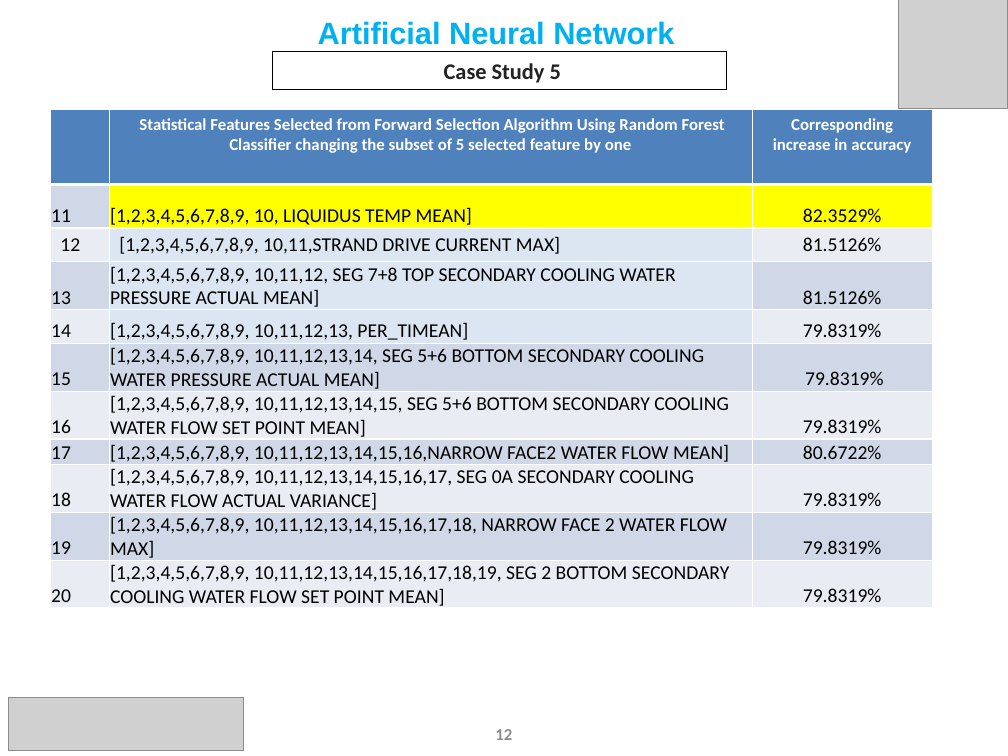
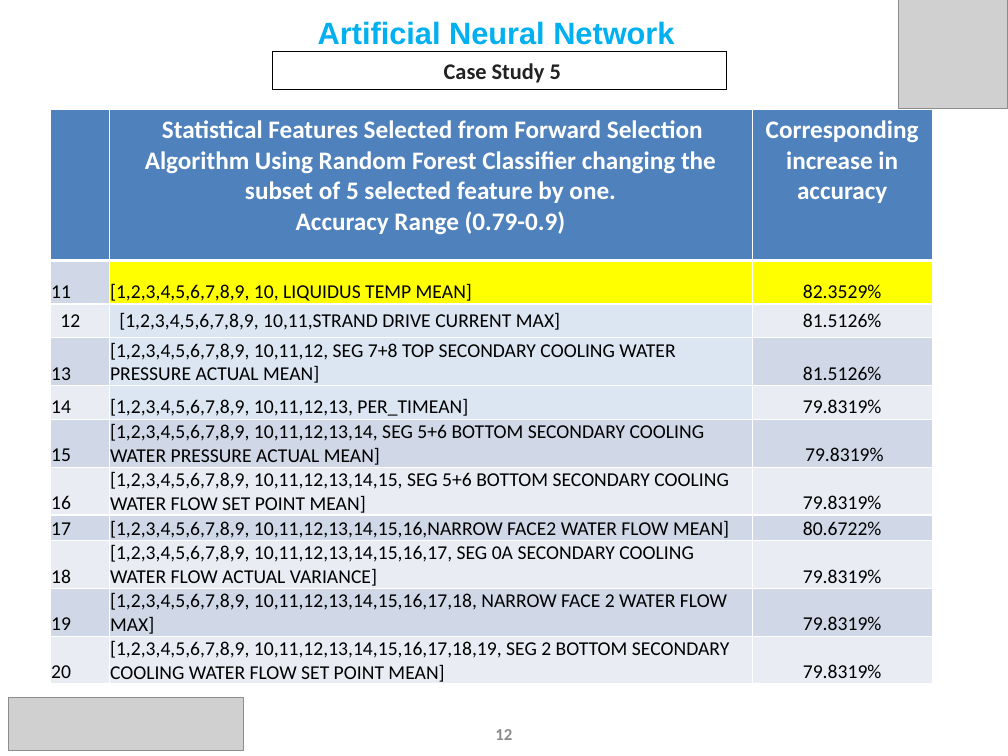
Before and after one commit to Subhigupta/Forward-Feature-Selection-Algorithm-on-AMNS-Data, a slide deck: slide 12 of ANN Update Slides June FFSA Updated.pptx. Drawn at 1008x756 pixels with LibreOffice and Linux fonts; fonts in the diff are those of the drawing; grey boxes stand for pictures. Boxes give left, top, right and bottom in pixels: in the first picture for what was removed or moved away, otherwise in the second. Text is boxed around its words. In the diff, an @@ line names an element or a change of style, - is before the commit and + after.

Commit message:
Added a new folder in which codes focus on grade category data on which Random Forest classifier has been implemented.Documentation has been updated.

```diff
--- a/ANN Update Slides June FFSA Updated.pptx
+++ b/ANN Update Slides June FFSA Updated.pptx
@@ table at [50,109,932,686] @@
-row 1, column 2: Statistical Features Selected from Forward Selection Algorithm Using Random Forest Classifier changing the subset of 5 selected feature by one
+row 1, column 2: Statistical Features Selected from Forward Selection Algorithm Using Random Forest Classifier changing the subset of 5 selected feature by one. / Accuracy Range (0.79-0.9)
@@ size 12 to 18 pt in "Corresponding increase in accuracy" @@
```
Also in this commit, not shown: 4 other slides changed, 6 other files.
